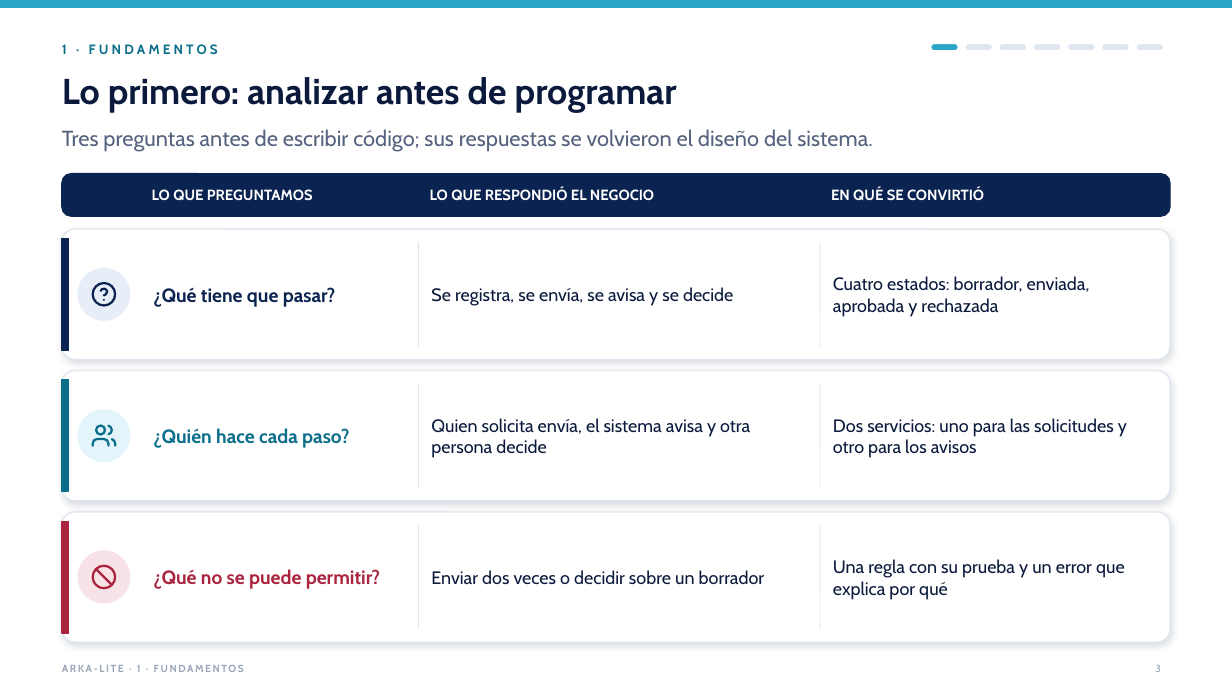
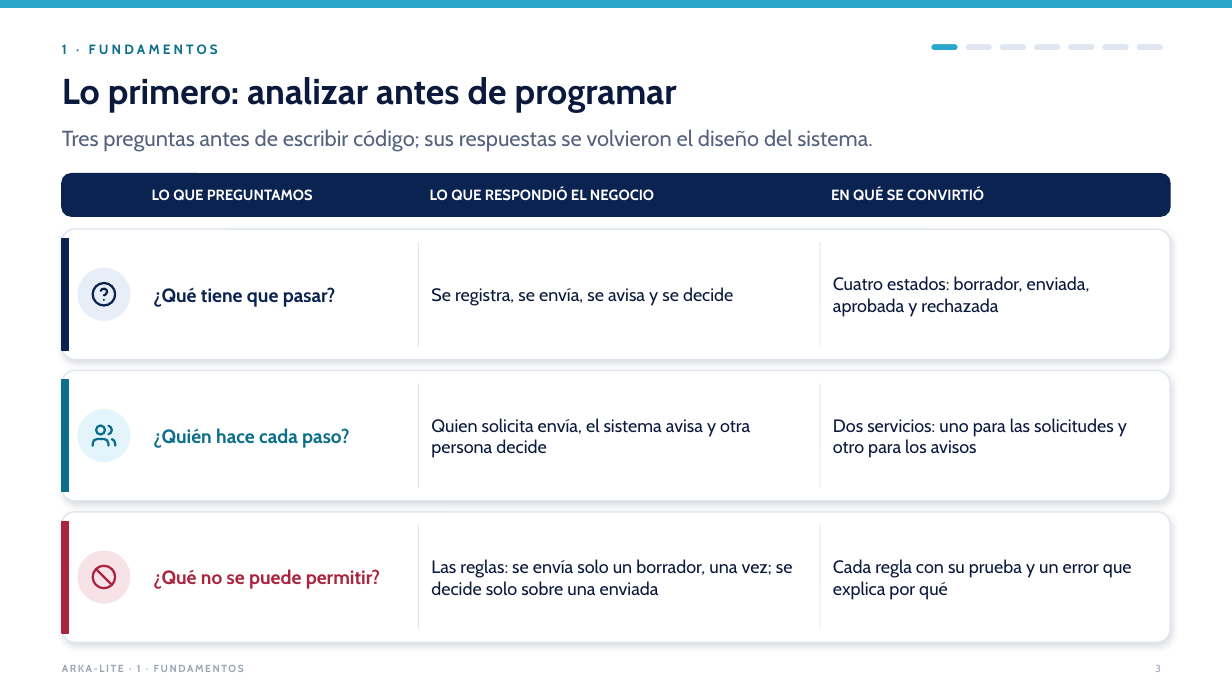
Before and after one commit to jfranceschi-dev/arka-lite, a slide deck: slide 3 of docs/presentation-data/pptx/ARKA-Lite-ejecutivo-con-videos.pptx. Drawn at 1232x693 pixels with LibreOffice and Linux fonts; fonts in the diff are those of the drawing. Boxes give left, top, right and bottom in pixels: in the first picture for what was removed or moved away, otherwise in the second. Text is boxed around its words. In the diff, an @@ line names an element or a change of style, - is before the commit and + after.

```diff
--- a/docs/presentation-data/pptx/ARKA-Lite-ejecutivo-con-videos.pptx
+++ b/docs/presentation-data/pptx/ARKA-Lite-ejecutivo-con-videos.pptx
@@ text at <box>431,559,793,595</box>: text changed @@
-Enviar dos veces o decidir sobre un borrador
+Las reglas: se envía solo un borrador, una vez; se decide solo sobre una enviada
@@ text at <box>833,559,1132,600</box>: text changed @@
-Una regla con su prueba y un error que explica por qué
+Cada regla con su prueba y un error que explica por qué
```
Also in this commit, not shown: 8 other slides changed, 2 slides added, 4 slides removed, 35 other files.
